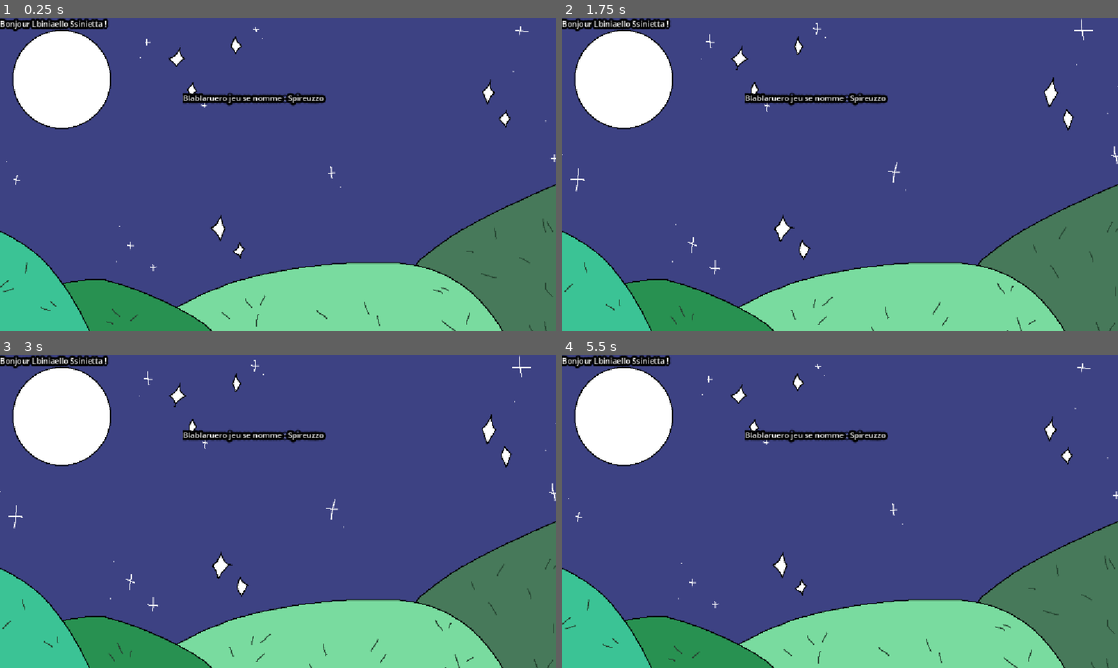
Above: before the commit, frames 1-4 (two rows, left to right).
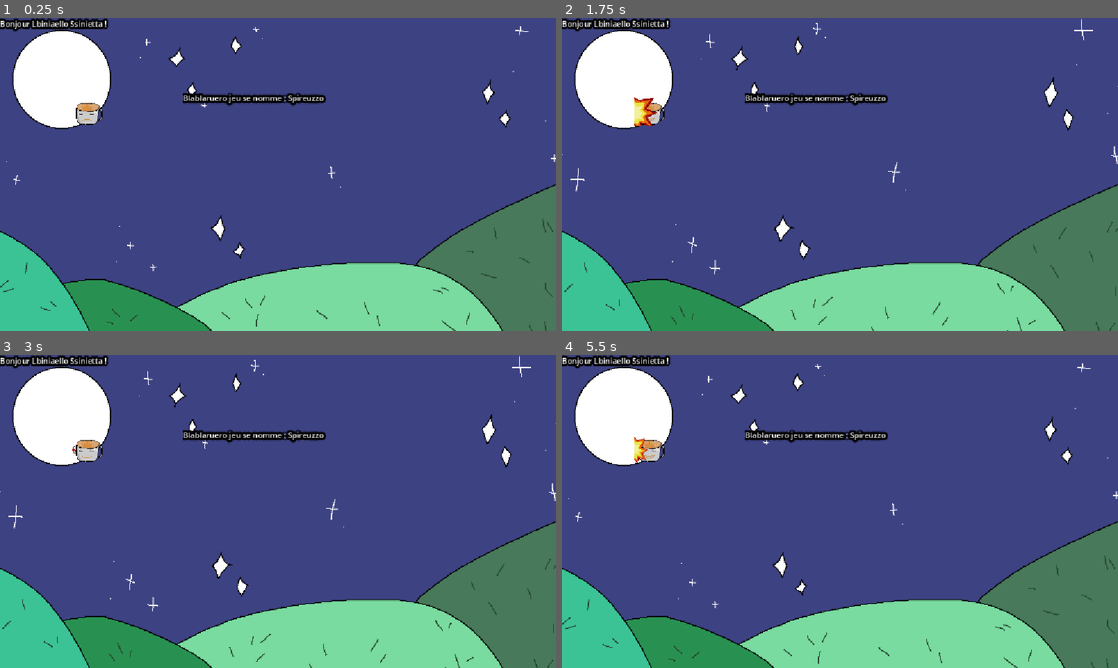
Above: after the commit, the same moments.

Repository: Tchetchouille/Chaos-Jam
Game: Godot game, scene res://enter_chaos.tscn
Same seed, same stepped clock (60 frames per second), same inputs: the game is played once before the commit and once after it. The project has no main scene, so this scene is started directly.
Inputs:
- Up to frame 1 (0.25 s): no input
- Up to frame 2 (1.75 s): tap Enter at 1.25 s
- Up to frame 3 (3 s): no input
- Up to frame 4 (5.5 s): no input

The runs differ from the first frame. In frame 1, 0.3% of the frame differs, in the area x 13-19%, y 27-35%; in frame 2, 0.4%, in the area x 13-19%, y 25-35%; in frame 3, 0.3%; in frame 4, 0.3%.

Commit message:
capuccino scene created

Diff:
--- /dev/null
+++ b/chaos-aaaaaaaaaaaaaaaaaaaah/capuccino.gd
@@ -0,0 +1,11 @@
+extends CharacterBody2D
+
+
+# Called when the node enters the scene tree for the first time.
+func _ready() -> void:
+	pass # Replace with function body.
+
+
+# Called every frame. 'delta' is the elapsed time since the previous frame.
+func _process(delta: float) -> void:
+	pass
--- /dev/null
+++ b/chaos-aaaaaaaaaaaaaaaaaaaah/capuccino.tscn
@@ -0,0 +1,103 @@
+[gd_scene format=3 uid="uid://dg28uthqtdmhb"]
+
+[ext_resource type="Script" uid="uid://b3wodr8hasdhk" path="res://capuccino.gd" id="1_g40yt"]
+[ext_resource type="Texture2D" uid="uid://l5p4g7sxug2o" path="res://Cappucino_assassin.png" id="1_o0viv"]
+
+[sub_resource type="AtlasTexture" id="AtlasTexture_g40yt"]
+atlas = ExtResource("1_o0viv")
+region = Rect2(0, 0, 64, 64)
+
+[sub_resource type="AtlasTexture" id="AtlasTexture_ff5md"]
+atlas = ExtResource("1_o0viv")
+region = Rect2(64, 0, 64, 64)
+
+[sub_resource type="AtlasTexture" id="AtlasTexture_yqwpv"]
+atlas = ExtResource("1_o0viv")
+region = Rect2(128, 0, 64, 64)
+
+[sub_resource type="AtlasTexture" id="AtlasTexture_4cx1f"]
+atlas = ExtResource("1_o0viv")
+region = Rect2(0, 64, 64, 64)
+
+[sub_resource type="AtlasTexture" id="AtlasTexture_mhlfy"]
+atlas = ExtResource("1_o0viv")
+region = Rect2(64, 64, 64, 64)
+
+[sub_resource type="AtlasTexture" id="AtlasTexture_cc65o"]
+atlas = ExtResource("1_o0viv")
+region = Rect2(128, 64, 64, 64)
+
+[sub_resource type="AtlasTexture" id="AtlasTexture_eyqtx"]
+atlas = ExtResource("1_o0viv")
+region = Rect2(0, 128, 64, 64)
+
+[sub_resource type="AtlasTexture" id="AtlasTexture_1r44u"]
+atlas = ExtResource("1_o0viv")
+region = Rect2(64, 128, 64, 64)
+
+[sub_resource type="AtlasTexture" id="AtlasTexture_khkqo"]
+atlas = ExtResource("1_o0viv")
+region = Rect2(128, 128, 64, 64)
+
+[sub_resource type="AtlasTexture" id="AtlasTexture_mfir1"]
+atlas = ExtResource("1_o0viv")
+region = Rect2(0, 192, 64, 64)
+
+[sub_resource type="SpriteFrames" id="SpriteFrames_8mb6s"]
+animations = [{
+"frames": [{
+"duration": 1.0,
+"texture": SubResource("AtlasTexture_g40yt")
+}, {
+"duration": 1.0,
+"texture": SubResource("AtlasTexture_ff5md")
+}, {
+"duration": 1.0,
+"texture": SubResource("AtlasTexture_yqwpv")
+}, {
+"duration": 1.0,
+"texture": SubResource("AtlasTexture_4cx1f")
+}, {
+"duration": 1.0,
+"texture": SubResource("AtlasTexture_mhlfy")
+}, {
+"duration": 1.0,
+"texture": SubResource("AtlasTexture_cc65o")
+}, {
+"duration": 1.0,
+"texture": SubResource("AtlasTexture_eyqtx")
+}, {
+"duration": 1.0,
+"texture": SubResource("AtlasTexture_1r44u")
+}, {
+"duration": 1.0,
+"texture": SubResource("AtlasTexture_khkqo")
+}, {
+"duration": 1.0,
+"texture": SubResource("AtlasTexture_mfir1")
+}],
+"loop": true,
+"name": &"explode",
+"speed": 5.0
+}]
+
+[sub_resource type="RectangleShape2D" id="RectangleShape2D_tsr6f"]
+size = Vector2(30, 35)
+
+[node name="Capuccino" type="CharacterBody2D" unique_id=1427683859]
+script = ExtResource("1_g40yt")
+
+[node name="AnimatedSprite2D" type="AnimatedSprite2D" parent="." unique_id=400408282]
+sprite_frames = SubResource("SpriteFrames_8mb6s")
+animation = &"explode"
+autoplay = "explode"
+
+[node name="Area2D" type="Area2D" parent="." unique_id=2056966220]
+
+[node name="CollisionShape2D" type="CollisionShape2D" parent="Area2D" unique_id=2133864519]
+position = Vector2(1, 6.5)
+shape = SubResource("RectangleShape2D_tsr6f")
+
+[node name="CollisionShape2D" type="CollisionShape2D" parent="." unique_id=1584240295]
+position = Vector2(1, 6.5)
+shape = SubResource("RectangleShape2D_tsr6f")
--- a/chaos-aaaaaaaaaaaaaaaaaaaah/enter_chaos.tscn
+++ b/chaos-aaaaaaaaaaaaaaaaaaaah/enter_chaos.tscn
@@ -4,6 +4,7 @@
 [ext_resource type="Script" uid="uid://o4ayyta7lub0" path="res://Some Scenes (not edible)/Some scripts that are not scenes/bg.gd" id="2_8khev"]
 [ext_resource type="Theme" uid="uid://diqgmb3vgg5cu" path="res://Themes/something_something_title_theme.tres" id="3_48vh7"]
 [ext_resource type="PackedScene" uid="uid://djfagdh8yfj65" path="res://game_manager.tscn" id="4_mhgmo"]
+[ext_resource type="PackedScene" uid="uid://dg28uthqtdmhb" path="res://capuccino.tscn" id="5_wq1rd"]
 
 [node name="EnterChaos" type="Control" unique_id=673464465]
 layout_mode = 3
@@ -52,4 +53,7 @@
 
 [node name="GameManager" parent="." unique_id=870113844 instance=ExtResource("4_mhgmo")]
 
+[node name="Capuccino" parent="." unique_id=1427683859 instance=ExtResource("5_wq1rd")]
+position = Vector2(181, 192)
+
 [connection signal="timeout" from="Bg/Timer" to="Bg" method="_on_timer_timeout"]
Not shown, added: chaos-aaaaaaaaaaaaaaaaaaaah/capuccino.gd.uid
